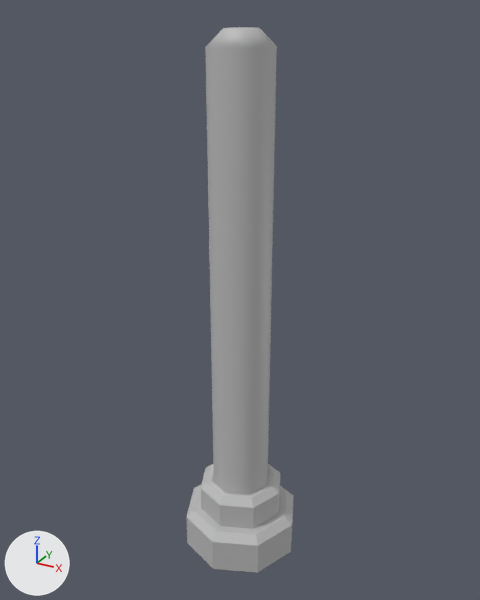
Two versions of the FBX model Assets/Art/Enviroment/Alex/RoomDecoration/floor_lamp.fbx, one commit apart.
Before and after are seen from a 50 mm camera at (0.824, -1.505, 0.817) aimed at (-0.015, 0.019, 0.055). The lights are fixed; the arrows at lower left show +X, +Y and +Z. Where no turn or scale is listed for an object, it has been applied to the vertices.

Script lines for the objects in view, before the commit:
```python
me_mesh = bpy.data.meshes.new('Mesh')
me_mesh.from_pydata(...)  # 74 vertices, 80 faces; spans x -0.18..0.18, y -0.18..0.18, z -0.77..0.77
me_mesh.materials.append(mat_lambert1)  # grey #bcbcbc
ob_pcylinder1 = bpy.data.objects.new('pCylinder1', me_mesh)
ob_pcylinder1.location = (0.0, 0.0, 0.0)
```
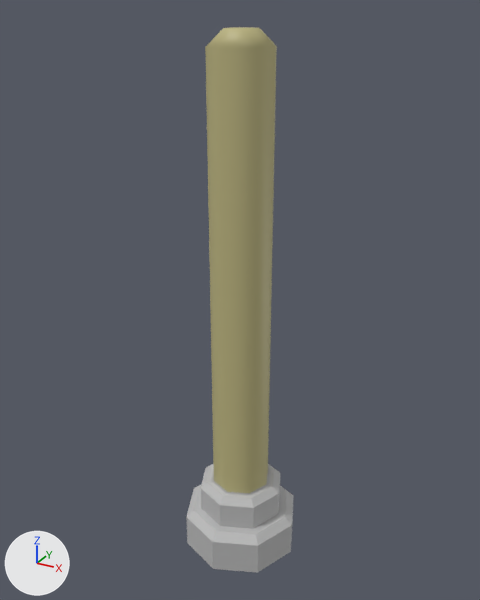
Diff of the bpy script that builds the scene:
```diff
--- a/Assets/Art/Enviroment/Alex/RoomDecoration/floor_lamp.fbx.py
+++ b/Assets/Art/Enviroment/Alex/RoomDecoration/floor_lamp.fbx.py
@@ mat_lamp_color @@
+mat_lamp_color = principled_material('lamp_color')
+mat_lamp_color.base_color = (0.5, 0.456, 0.214)  # beige #bcb47f
@@ me_mesh @@
 me_mesh.from_pydata(...)  # 74 vertices, 80 faces; spans x -0.18..0.18, y -0.18..0.18, z -0.77..0.77
 # used by ob_pcylinder1; location = (0.0, 0.0, 0.0)
+# me_mesh part 1: all 24 faces centred in x -0.08..0.08, y -0.08..0.08, z 0.09..0.77 switch from mat_lambert1 (grey #bcbcbc) to mat_lamp_color (beige #bcb480)
```

Boxes [x1, y1, x2, y2] around the edits, measured in the pictures (480 x 600 px):
part 1 of me_mesh, recoloured: [205, 27, 277, 493] in both
